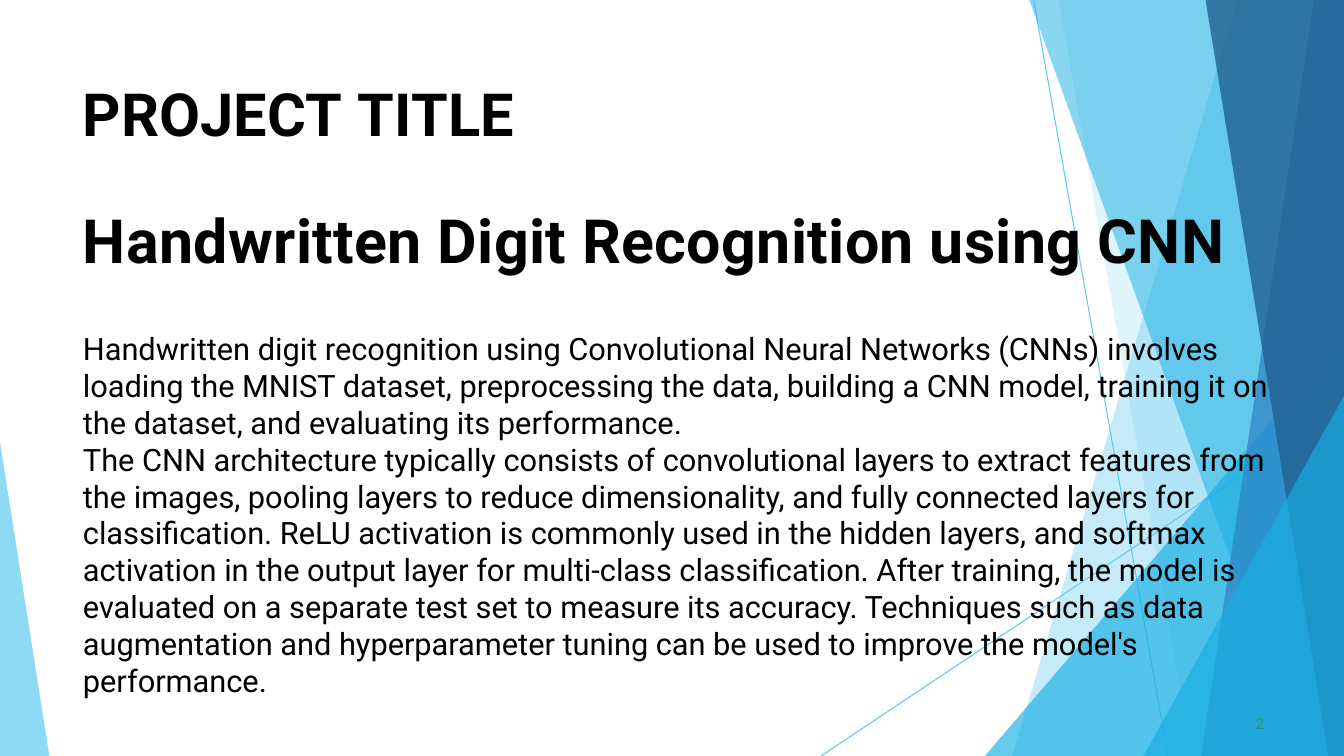
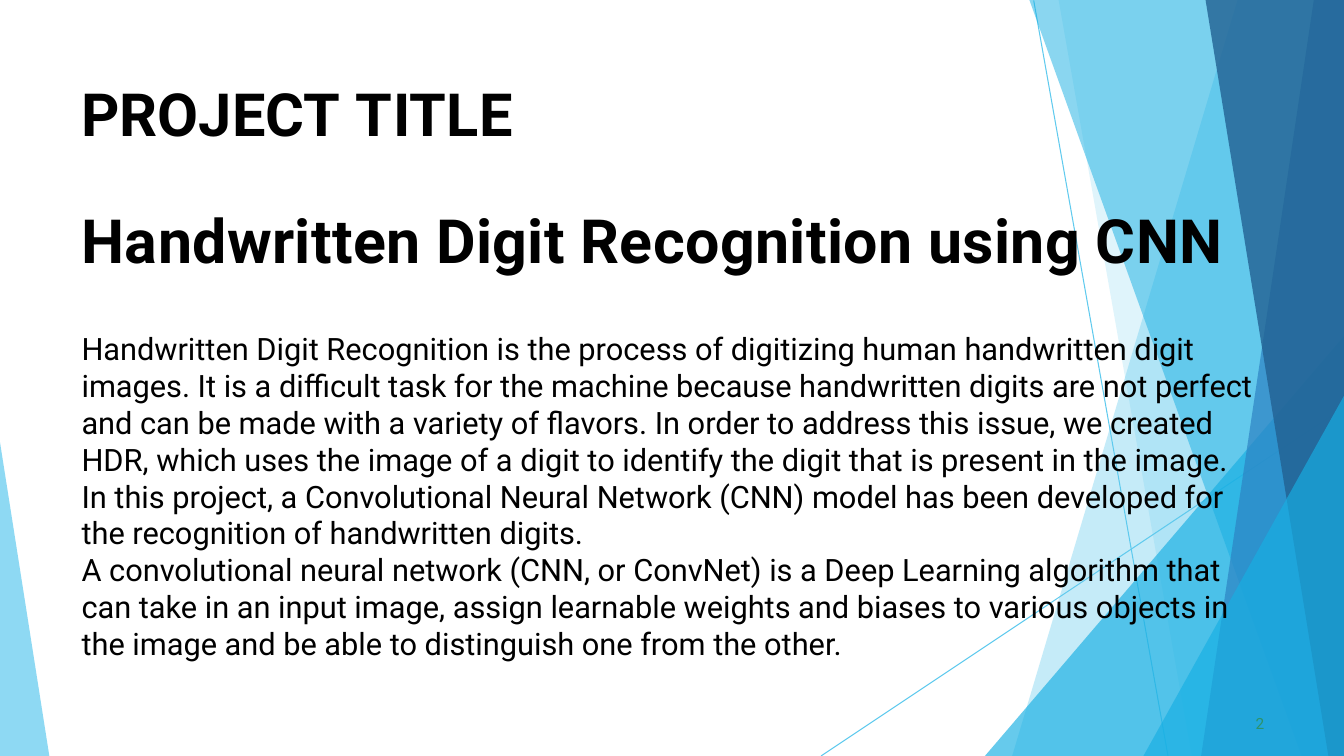
Before and after one commit to SANJANAS1331/TNSDC_Generative-AI, a slide deck: slide 2 of HDR_using_CNN.pptx. Drawn at 1344x756 pixels with LibreOffice and Linux fonts; fonts in the diff are those of the drawing. Boxes give left, top, right and bottom in pixels: in the first picture for what was removed or moved away, otherwise in the second. Text is boxed around its words. In the diff, an @@ line names an element or a change of style, - is before the commit and + after.

```diff
--- a/HDR_using_CNN.pptx
+++ b/HDR_using_CNN.pptx
@@ title at (82,93,1252,662): text changed @@
-PROJECT TITLE
-Handwritten Digit Recognition using CNN
-Handwritten digit recognition using Convolutional Neural Networks (CNNs) involves loading the MNIST dataset, preprocessing the data, building a CNN model, training it on the dataset, and evaluating its performance.
-The CNN architecture typically consists of convolutional layers to extract features from the images, pooling layers to reduce dimensionality, and fully connected layers for classification. ReLU activation is commonly used in the hidden layers, and softmax activation in the output layer for multi-class classification. After training, the model is evaluated on a separate test set to measure its accuracy. Techniques such as data augmentation and hyperparameter tuning can be used to improve the model's performance.
+PROJECT TITLE
+Handwritten Digit Recognition using CNN
+Handwritten Digit Recognition is the process of digitizing human handwritten digit images. It is a difficult task for the machine because handwritten digits are not perfect and can be made with a variety of flavors. In order to address this issue, we created HDR, which uses the image of a digit to identify the digit that is present in the image.
+In this project, a Convolutional Neural Network (CNN) model has been developed for
+the recognition of handwritten digits.
+A convolutional neural network (CNN, or ConvNet) is a Deep Learning algorithm that can take in an input image, assign learnable weights and biases to various objects in the image and be able to distinguish one from the other.
```
